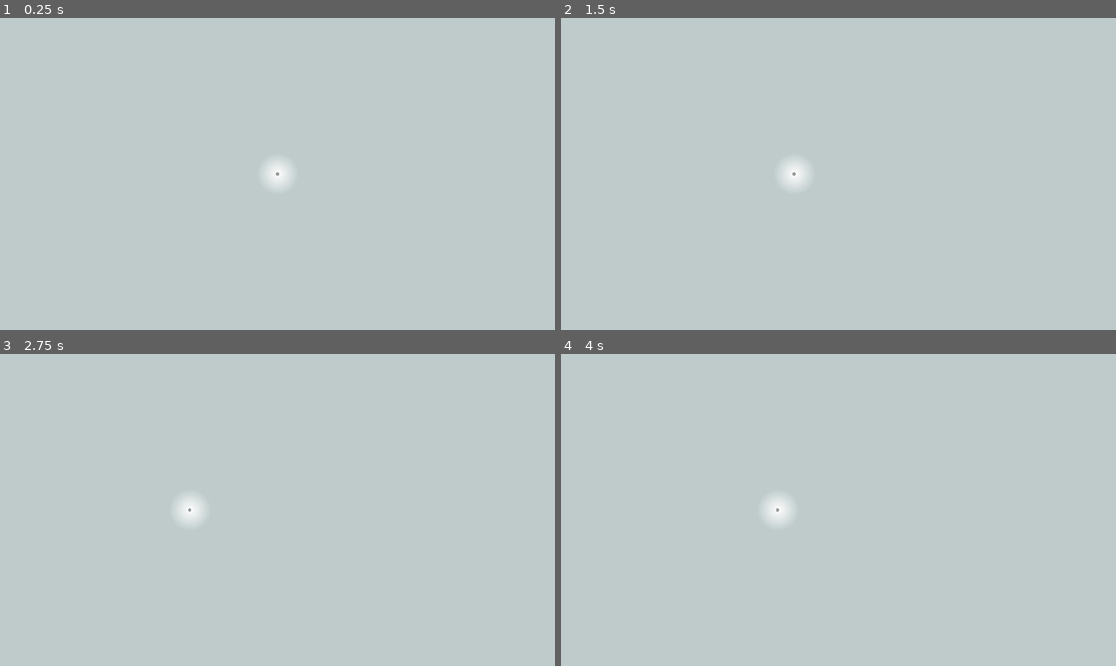
Above: before the commit, frames 1-4 (two rows, left to right).
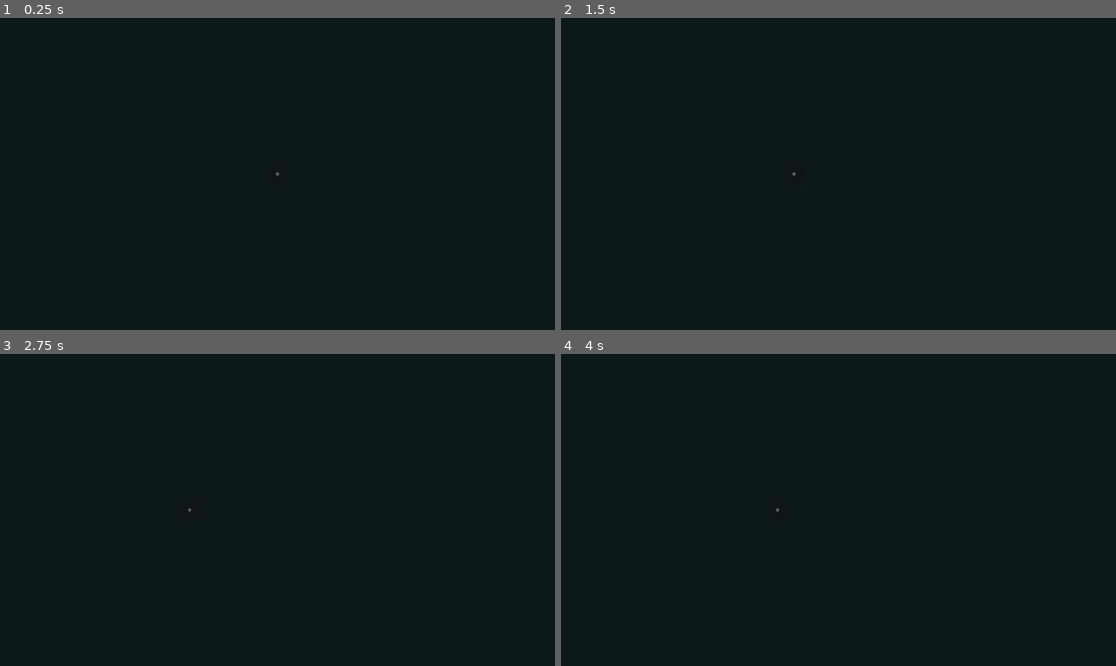
Above: after the commit, the same moments.

Repository: JRileyH/blips
Game: Godot game, scene res://Game.tscn
The game is run twice, just before and just after one commit, with the same random seed, the same clock (stepped at 60 frames per second) and the same inputs.
Inputs (mouse positions are in pixels of both pictures, inside the frame that each line leads up to):
- Up to frame 1 (0.25 s): no input
- Up to frame 2 (1.5 s): tap Enter at 0.5 s; move the mouse to (960, 158) at 0.52 s; hold D (move_right) 0.53-1.25 s; click (960, 158) at 0.67 s; drag from (727, 189) to (905, 242) at 1.27 s
- Up to frame 3 (2.75 s): tap Space (reset) at 2 s; move the mouse to (333, 441) at 2.02 s; hold D (move_right) from 2.03 s (still down); click (333, 441) at 2.17 s
- Up to frame 4 (4 s): release D (move_right) at 2.75 s; drag from (810, 572) to (788, 491) at 2.77 s; tap Space (reset) at 3.5 s; move the mouse to (1005, 556) at 3.52 s; hold A (move_left) from 3.53 s (still down); click (1005, 556) at 3.67 s

The runs differ from the first frame. In frame 1, 100% of the frame differs, in the area x 0-100%, y 0-100%; in frame 2, 100%; in frame 3, 100%; in frame 4, 100%.

Commit message:
core mechanics

Diff:
--- a/Actions.gd
+++ b/Actions.gd
@@ -21,6 +21,16 @@
 		var angle = ACTION_START + (i * ACTION_STEP)
 		action.reposition(i, angle, Vector2(cos(angle) * RADIUS, sin(angle) * RADIUS))
 
+func get_index_from_angle(angle: float):
+	var i = 0
+	var pointer = ACTION_START + (ACTION_STEP/2)
+	while pointer < (PI*2) + ACTION_START:
+		if angle < pointer:
+			return i
+		pointer += ACTION_STEP
+		i += 1
+	return i
+
 func add_action(action, at_index = null):
 	add_child(action)
 	at_index = _bind_index(at_index, actions.size())
@@ -28,7 +38,7 @@
 	_replace_action_positions()
 
 func select_action(action = null):
-	if action == null:
+	if action == null and selected_action != null:
 		selected_action.deselect()
 		selected_action = null
 	if not action in actions:
@@ -58,3 +68,9 @@
 		if action.contains_point(point):
 			return action
 	return null
+
+func run_actions():
+	for action in actions:
+		if action.ACTION_TYPE in ["MOVE", "STAND_BY", "UPGRADE"]:
+			if action.run():
+				break
--- a/Actions/Action.gd
+++ b/Actions/Action.gd
@@ -1,7 +1,11 @@
 extends Node2D
 class_name Action
 
+const font = preload("res://font.tres")
+
+var bloid: Node2D
 var selected: bool = false
+var dragging: bool = false
 var radius = 15.0
 var color = Color(1.0, 1.0, 1.0)
 var index: int = 0
@@ -15,6 +19,19 @@
 	selected = false
 	update()
 
+func start_drag():
+	if dragging:
+		return
+	dragging = true
+
+func stop_drag():
+	if not dragging:
+		return
+	dragging = false
+	var index = max(1, get_parent().get_index_from_angle(position.angle_to_point(Vector2.ZERO)))
+	get_parent().move_action(self, index)
+
+
 func reposition(idx: int, ang: float, pos: Vector2):
 	index = idx
 	angle = ang
@@ -23,7 +40,25 @@
 func contains_point(point: Vector2) -> bool:
 	return global_position.distance_to(point) < radius
 
+func run() -> bool:
+	return false
+
+func to_string():
+	return "None"
+
+func _input(event):
+	if dragging and event is InputEventMouseButton and event.button_index == BUTTON_LEFT and not event.pressed:
+		stop_drag()
+
+func _process(delta):
+	if dragging:
+		global_position = get_global_mouse_position()
+
+func _ready():
+	bloid = get_parent().get_parent()
+
 func _draw():
+	draw_string(font, Vector2(50, 0), to_string())
 	if selected:
 		draw_circle(Vector2.ZERO, radius + 2, Color(0.45, 0.9, 0.5))
 	draw_circle(Vector2.ZERO, radius, color)
--- a/Actions/AddAction.gd
+++ b/Actions/AddAction.gd
@@ -3,6 +3,7 @@
 
 const RADIUS: float = 30.0
 const OPTION_RADIUS: float = 8.0
+const ACTION_TYPE="ADD"
 
 class AddOption:
 	var _pos: Vector2
@@ -22,6 +23,9 @@
 	options.append(AddOption.new(Color(0.1, 0.45, 0.95), UpgradeAction))
 	reposition(index, angle, position)
 
+func start_drag():
+	pass
+
 func reposition(idx: int, ang: float, pos: Vector2):
 	.reposition(idx, ang, pos)
 	options[0]._pos = Vector2(cos(ang - PI/5) * RADIUS, sin(ang - PI/5) * RADIUS)
@@ -37,6 +41,9 @@
 func contains_point(point: Vector2) -> bool:
 	return .contains_point(point) or _option_contains_point(point)
 
+func to_string():
+	return "Add Action"
+
 func _input(event):
 	if selected and event is InputEventMouseButton and event.button_index == BUTTON_LEFT and event.pressed:
 		for option in options:
@@ -47,7 +54,7 @@
 				get_parent().select_action(new_action)
 
 func _draw():
+	._draw()
 	if selected:
 		for option in options:
 			draw_circle(option._pos, OPTION_RADIUS, option._color)
-	draw_circle(Vector2.ZERO, radius, color)
--- a/Actions/MoveAction.gd
+++ b/Actions/MoveAction.gd
@@ -1,10 +1,70 @@
 extends Action
 class_name MoveAction
+
+const ACTION_TYPE="MOVE"
+
+var target: Node2D
+var until: int = -1
+
+func run():
+	if until < 0 or target == null:
+		# Values have not yet been set for this action
+		print("Skipping move to because uninitialized")
+		return false
+	if target.blips.size() >= target.stats[target.STAT.CAPACITY]:
+		# target bloid is at max capacity
+		print("Skipping move to because max target capacity")
+		return false
+	if target.blips.size() >= until:
+		# action limit is fulfilled
+		print("Skipping move to because limit fulfilled")
+		return false
+	if bloid.blips.size() == 0:
+		# No blips to perform action
+		print("Skipping move to because no blips")
+		return false
+	bloid.blips[0].set_target(target)
+	print("Moving")
+	return true
 
 func _ready():
 	color = Color(0.7, 0.45, 0.55)
 
+func reposition(idx: int, ang: float, pos: Vector2):
+	.reposition(idx, ang, pos)
+	update()
 
-# Called every frame. 'delta' is the elapsed time since the previous frame.
-#func _process(delta):
-#	pass
+func _target_contains_point(point: Vector2) -> bool:
+	for b in bloid.neighbors:
+		if b.global_position.distance_to(point) < b.radius:
+			return true
+	return false
+
+func contains_point(point: Vector2) -> bool:
+	return .contains_point(point) or _target_contains_point(point)
+
+func to_string():
+	return "Move to %s until %s" % ["target" if target else "no where", until]
+
+func _input(event):
+	if selected and event is InputEventKey and event.pressed:
+		var input = OS.get_scancode_string(event.scancode)
+		if input == "BackSpace":
+			until = -1
+			update()
+		elif input.is_valid_integer():
+			if until <= 0:
+				until = int(input)
+			else:
+				until = int("%s%s" % [until, input])
+			update()
+	if selected and event is InputEventMouseButton and event.button_index == BUTTON_LEFT and event.pressed:
+		for b in bloid.neighbors:
+			if b.global_position.distance_to(get_global_mouse_position()) < b.radius:
+				target = b
+				update()
+
+func _draw():
+	._draw()
+	if selected and target:
+		draw_line(Vector2.ZERO, to_local(target.global_position), Color(0.7, 0.45, 0.55), 3.0, true)
--- a/Actions/StandByAction.gd
+++ b/Actions/StandByAction.gd
@@ -1,10 +1,37 @@
 extends Action
 class_name StandByAction
+
+const ACTION_TYPE="STAND_BY"
+
+var until: int = -1
+
+func run():
+	if until < 0:
+		# Values have not yet been set for this action
+		print("Skipping stand by because uninitialized")
+		return false
+	if bloid.blips.size() > until:
+		# action limit is fulfilled
+		print("Skipping stand by because limit fulfilled")
+		return false
+	print("Standing By")
+	return true
+
+func to_string():
+	return "Standing By until %s" % [until]
 
 func _ready():
 	color = Color(0.2, 0.85, 0.35)
 
-
-# Called every frame. 'delta' is the elapsed time since the previous frame.
-#func _process(delta):
-#	pass
+func _input(event):
+	if selected and event is InputEventKey and event.pressed:
+		var input = OS.get_scancode_string(event.scancode)
+		if input == "BackSpace":
+			until = -1
+			update()
+		elif input.is_valid_integer():
+			if until <= 0:
+				until = int(input)
+			else:
+				until = int("%s%s" % [until, input])
+			update()
--- a/Actions/UpgradeAction.gd
+++ b/Actions/UpgradeAction.gd
@@ -1,10 +1,103 @@
 extends Action
 class_name UpgradeAction
 
+const RADIUS: float = 30.0
+const OPTION_RADIUS: float = 8.0
+class AddOption:
+	var _pos: Vector2
+	var _color: Color
+	var _stat: int
+
+	func _init(color: Color, stat: int):
+		_color = color
+		_stat = stat
+
+var options: Array = []
+
+const ACTION_TYPE="UPGRADE"
+
+var until: int = -1
+var stat: int = -1
+
+func run():
+	if until < 0 or stat < 0:
+		# Values have not yet been set for this action
+		print("Skipping upgrade because uninitialized")
+		return false
+	if bloid.stats[stat] >= 100: # TODO: Make dynamic? Bloid.MAX_STAT_VALUE(stat):
+		# bloid is at max stat
+		print("Skipping upgrade because max stat")
+		return false
+	if bloid.stats[stat] >= until:
+		# action limit is fulfilled
+		print("Skipping upgrade because limit fulfilled")
+		return false
+	if bloid.blips.size() == 0:
+		# No blips to perform action
+		print("Skipping upgrade because no blips")
+		return false
+	bloid.update_stat(stat)
+	print("Upgrading")
+	return true
+
+func reposition(idx: int, ang: float, pos: Vector2):
+	.reposition(idx, ang, pos)
+	for i in range(4):
+		options[i]._pos = Vector2(cos(ang) * (RADIUS + (i * RADIUS)) , sin(ang) * (RADIUS + (i * RADIUS)))
+
+func _option_contains_point(point: Vector2) -> bool:
+	for option in options:
+		if to_global(option._pos).distance_to(point) < OPTION_RADIUS:
+			return true
+	return false
+
+func contains_point(point: Vector2) -> bool:
+	return .contains_point(point) or _option_contains_point(point)
+
+func get_stat_name(stat: int):
+	match stat:
+		bloid.STAT.VISIBILITY:
+			return "Visibility"
+		bloid.STAT.PRODUCTION:
+			return "Production"
+		bloid.STAT.EFFICIENCY:
+			return "Efficiency"
+		bloid.STAT.CAPACITY:
+			return "Capacity"
+	return "Nothing"
+
+func to_string():
+	return "Upgrade %s until %s" % [get_stat_name(stat), until]
+
+func _input(event):
+	if selected and event is InputEventKey and event.pressed:
+		var input = OS.get_scancode_string(event.scancode)
+		if input == "BackSpace":
+			until = -1
+			update()
+		elif input.is_valid_integer():
+			if until <= 0:
+				until = int(input)
+			else:
+				until = int("%s%s" % [until, input])
+			update()
+	if selected and event is InputEventMouseButton and event.button_index == BUTTON_LEFT and event.pressed:
+		for option in options:
+			if option._pos.distance_to(get_local_mouse_position()) < OPTION_RADIUS:
+				color = option._color
+				stat = option._stat
+				update()
+
 func _ready():
 	color = Color(0.1, 0.45, 0.95)
+	options.append(AddOption.new(Color(0.8, 0.9, 0.1), bloid.STAT.VISIBILITY))
+	options.append(AddOption.new(Color(0.3, 0.9, 0.1), bloid.STAT.PRODUCTION))
+	options.append(AddOption.new(Color(0.8, 0.2, 0.7), bloid.STAT.CAPACITY))
+	options.append(AddOption.new(Color(0.3, 0.9, 0.9), bloid.STAT.EFFICIENCY))
+	reposition(index, angle, position)
 
-
-# Called every frame. 'delta' is the elapsed time since the previous frame.
-#func _process(delta):
-#	pass
+func _draw():
+	._draw()
+	if selected:
+		for option in options:
+			draw_circle(option._pos, OPTION_RADIUS, option._color)
--- a/Blip.gd
+++ b/Blip.gd
@@ -9,11 +9,13 @@
 var path: Array = []
 
 var traveling: bool = false
+var consuming: bool = false
 var approach_timer: float = 0.0
 var random_distance: float = 300.0
 
 signal attach
 signal detach
+signal consume
 signal target
 
 var noise = OpenSimplexNoise.new()
@@ -39,6 +41,7 @@
 		return
 	emit_signal("target", trg)
 	detach()
+	trg.blips.append(self)
 	traveling = true
 	target = trg
 	randomize()
@@ -79,6 +82,21 @@
 	orbit.remove_blip(self)
 	orbit = null
 
+func consume():
+	if not orbit:
+		return
+	consuming = true
+	emit_signal("consume", orbit)
+	var angle = rotation
+	var distance = $BlipBody.position.x
+	var new_position = $BlipBody.global_position
+	rotation = 0
+	$BlipBody.position.x = 0
+	global_position = new_position
+	linear_direction = Vector2.DOWN.rotated(angle)
+	linear_velocity =  angular_velocity * distance
+	orbit.remove_blip(self)
+
 func set_color(c: Color = Color(0.6, 0.6, 0.6)):
 	$BlipBody.color = c
 	$BlipBody.update()
@@ -93,6 +111,17 @@
 
 func _process(delta):
 	timer += delta
+	if consuming:
+		var angle = global_position.angle_to_point(orbit.global_position)
+		var distance = global_position.distance_to(orbit.global_position)
+		if distance < 20:
+			print("consumed")
+			queue_free()
+			update()
+			return
+		linear_direction = linear_direction.linear_interpolate(Vector2.LEFT.rotated(angle), 0.01)
+		global_position += linear_direction * (linear_velocity * delta)
+		return
 	if timer > 10:
 		noise_timer += timer
 		timer = 0.0
--- a/Bloid.gd
+++ b/Bloid.gd
@@ -4,7 +4,7 @@
 var Blip = preload("res://Blip.tscn")
 
 export (float) var radius = 40.0
-export(Color) var color = Color(0.6, 0.6, 0.6)
+export(Color) var color = Color(0.3, 0.4, 0.4)
 
 signal selected
 signal deselected
@@ -21,17 +21,31 @@
 var active: bool = false
 var selected: bool = false
 
+var map: Node2D
+
+static func MAX_STAT_VALUE(stat: int) -> int:
+	match stat:
+		STAT.VISIBILITY:
+			return 100
+		STAT.PRODUCTION:
+			return 100
+		STAT.CAPACITY:
+			return 100
+		STAT.EFFICIENCY:
+			return 100
+	return -1
+
 enum STAT {
 	VISIBILITY,
 	PRODUCTION,
 	CAPACITY,
-	RATE
+	EFFICIENCY
 }
 var stats: Dictionary = {
-	STAT.VISIBILITY: 10,
+	STAT.VISIBILITY: 1,
 	STAT.PRODUCTION: 10,
 	STAT.CAPACITY: 10,
-	STAT.RATE: 10
+	STAT.EFFICIENCY: 10
 }
 
 func activate():
@@ -40,18 +54,36 @@
 		AddAction.new()
 	)
 
-func add_blip():
-	var blip = Blip.instance()
+func update_stat(stat: int):
+	if not stats.has(stat):
+		push_error("%s stat not valid" % [stat])
+		return
+	stats[stat] += 1
+	if stat == STAT.VISIBILITY:
+		map.reveal_bloid(self, 64 + (stats[STAT.VISIBILITY] * 2))
+	consume_blip()
+
+func add_blip(blip: Node2D = null):
+	if not blip:
+		blip = Blip.instance()
 	add_child(blip)
 	blip.linear_velocity = 100.0
 	blip.attach(self)
 	blips.append(blip)
 
-func remove_blip(blip: Node2D):
-	if not blip:
+func remove_blip(blip: Node2D = null):
+	if blips.size() == 0:
 		return
-	if blip in blips:
-		blips.erase(blip)
+	if not blip or not blip in blips:
+		blip = blips[0]
+	blips.erase(blip)
+
+func consume_blip(blip: Node2D = null):
+	if blips.size() == 0:
+		return
+	if not blip or not blip in blips:
+		blip = blips[0]
+	blip.consume()
 
 func add_neighbor(neighbor: Bloid):
 	if not neighbor:
@@ -88,7 +120,9 @@
 	if event is InputEventMouseButton and event.button_index == BUTTON_LEFT and event.pressed:
 		var action = $Actions.get_action_from_global_point(get_global_mouse_position())
 		if selected and action:
-			$Actions.select_action(action)
+			if $Actions.selected_action != action:
+				$Actions.select_action(action)
+			action.start_drag()
 		elif get_local_mouse_position().distance_to(Vector2.ZERO) < radius:
 			select()
 		elif selected:
@@ -102,12 +136,14 @@
 func _process(delta):
 	production_timer += delta
 	action_timer += delta
-	if production_timer > 5.0:
+	if production_timer > 5.0 - (0.04 * stats[STAT.PRODUCTION]):
 		production_timer = 0.0
 		if active and blips.size() < stats[STAT.CAPACITY]:
 			add_blip()
-	if action_timer > 5.0:
+	if action_timer > 3.0 - (0.025 * stats[STAT.EFFICIENCY]):
 		action_timer = 0.0
+		if active:
+			$Actions.run_actions()
 
 func _draw():
 	if selected:
--- a/Fog.gd
+++ b/Fog.gd
@@ -26,10 +26,7 @@
 	fog_texture.create_from_image(fog_image)
 	set_texture(fog_texture)
 
-func reveal_bloid(bloid: Bloid, size: float = 128):
-	if revealed.has(bloid):
-		return
-
+func _show_bloid(bloid: Node2D, size: float):
 	var origin = (Vector2.ONE * size) / 2.0
 	var light_offset = DIMENSIONS / 2.0 - origin
 	var light_image = Image.new()
@@ -54,12 +51,17 @@
 	)
 	fog_image.unlock()
 
+func reveal_bloid(bloid: Node2D, size: float = 64):
+	if revealed.has(bloid):
+		if revealed[bloid].get_width() != size:
+			_hide_bloid(bloid)
+		else:
+			return
+	_show_bloid(bloid, size)
 	fog_texture.create_from_image(fog_image)
 	set_texture(fog_texture)
 
-func hide_bloid(bloid: Bloid):
-	if not revealed.has(bloid):
-		return
+func _hide_bloid(bloid: Node2D):
 	revealed.erase(bloid)
 	fog_image.lock()
 	fog_image.fill(Color(0, 0, 0, 1.0))
@@ -73,5 +75,10 @@
 			light_offset + (b.position/SCALE)
 		)
 	fog_image.unlock()
+
+func hide_bloid(bloid: Node2D):
+	if not revealed.has(bloid):
+		return
+	_hide_bloid(bloid)
 	fog_texture.create_from_image(fog_image)
 	set_texture(fog_texture)
--- a/Game.gd
+++ b/Game.gd
@@ -6,10 +6,10 @@
 
 func _ready():
 	randomize()
-	var starter_bloid: Bloid = map.bloids[randi() % map.bloids.size()]
+	var starter_bloid = map.bloids[randi() % map.bloids.size()]
 	starter_bloid.activate()
 	inspector.global_position = starter_bloid.global_position
-	map.reveal_bloid(starter_bloid, 64)
+	map.reveal_bloid(starter_bloid)
 
 
 func _process(delta):
--- a/Map.gd
+++ b/Map.gd
@@ -46,6 +46,7 @@
 
 func create_bloid(global_pos: Vector2) -> Bloid:
 	var new_bloid = Bloid.instance()
+	new_bloid.map = self
 	$Space.add_child(new_bloid)
 	bloids.append(new_bloid)
 	new_bloid.global_position = global_pos
@@ -149,7 +150,7 @@
 func handle_deselect_bloid(bloid: Bloid):
 	pass
 
-func reveal_bloid(bloid: Bloid, size: float = 128):
+func reveal_bloid(bloid: Bloid, size: float = 64):
 	$Fog.reveal_bloid(bloid, size)
 
 func hide_bloid(bloid: Bloid):
--- a/Map.tscn
+++ b/Map.tscn
@@ -11,17 +11,15 @@
 	vec4 tex = texture(TEXTURE, UV);
 	COLOR = vec4(color, 1.0 - tex.r);
 }
-
-vec4 multiply(vec4 base, vec4 blend){
-	return base * blend;
-}
 "
 
 [sub_resource type="ShaderMaterial" id=2]
 shader = SubResource( 1 )
-shader_param/color = Vector3( 0.75, 0.8, 0.8 )
+shader_param/color = Vector3( 0.05, 0.1, 0.1 )
 
-[node name="Map" type="Node2D"]
+[node name="Map" type="Node2D" groups=[
+"Map",
+]]
 script = ExtResource( 1 )
 
 [node name="Space" type="Node2D" parent="."]
--- /dev/null
+++ b/font.tres
@@ -0,0 +1,7 @@
+[gd_resource type="DynamicFont" load_steps=2 format=2]
+
+[ext_resource path="res://hachicro.TTF" type="DynamicFontData" id=1]
+
+[resource]
+outline_color = Color( 0.14902, 0.282353, 0.301961, 1 )
+font_data = ExtResource( 1 )
--- a/project.godot
+++ b/project.godot
@@ -156,5 +156,5 @@
 
 vram_compression/import_etc=true
 vram_compression/import_etc2=false
-environment/default_clear_color=Color( 1, 1, 1, 1 )
+environment/default_clear_color=Color( 0.0745098, 0.0784314, 0.0941176, 1 )
 environment/default_environment="res://default_env.tres"
Binary file added: hachicro.TTF
Not shown, changed: moon-song.wav.import
